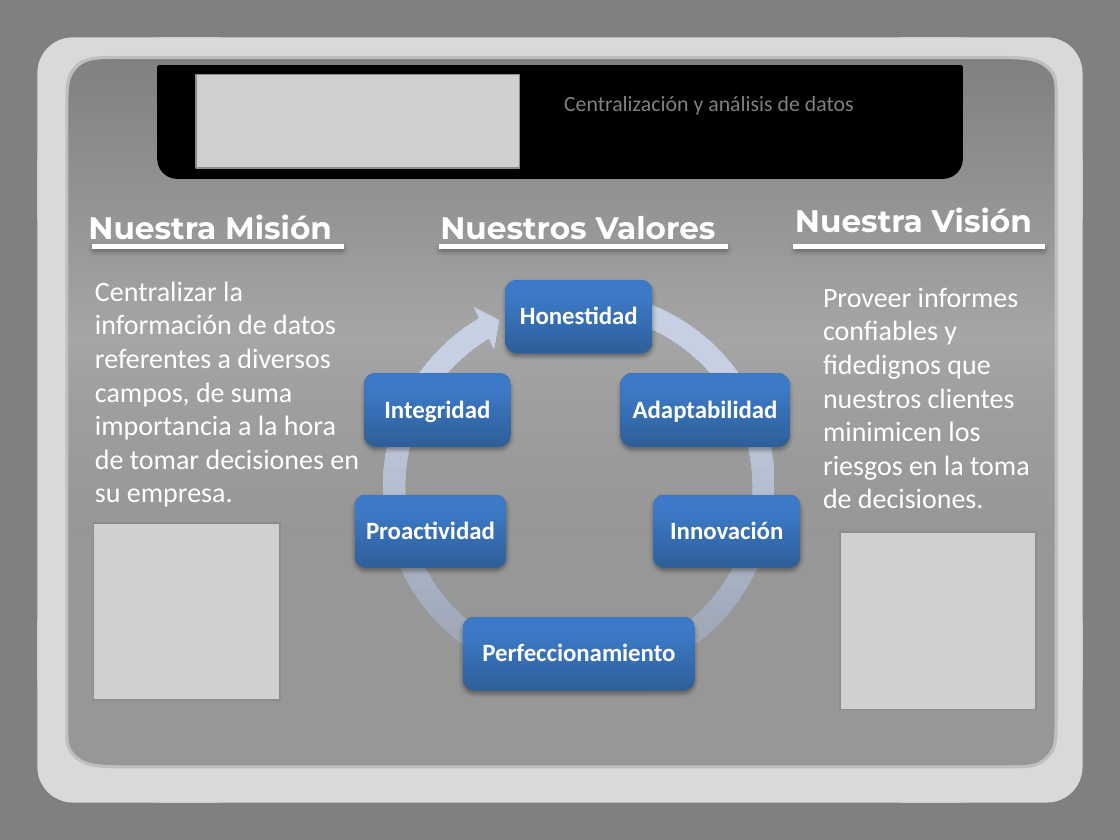
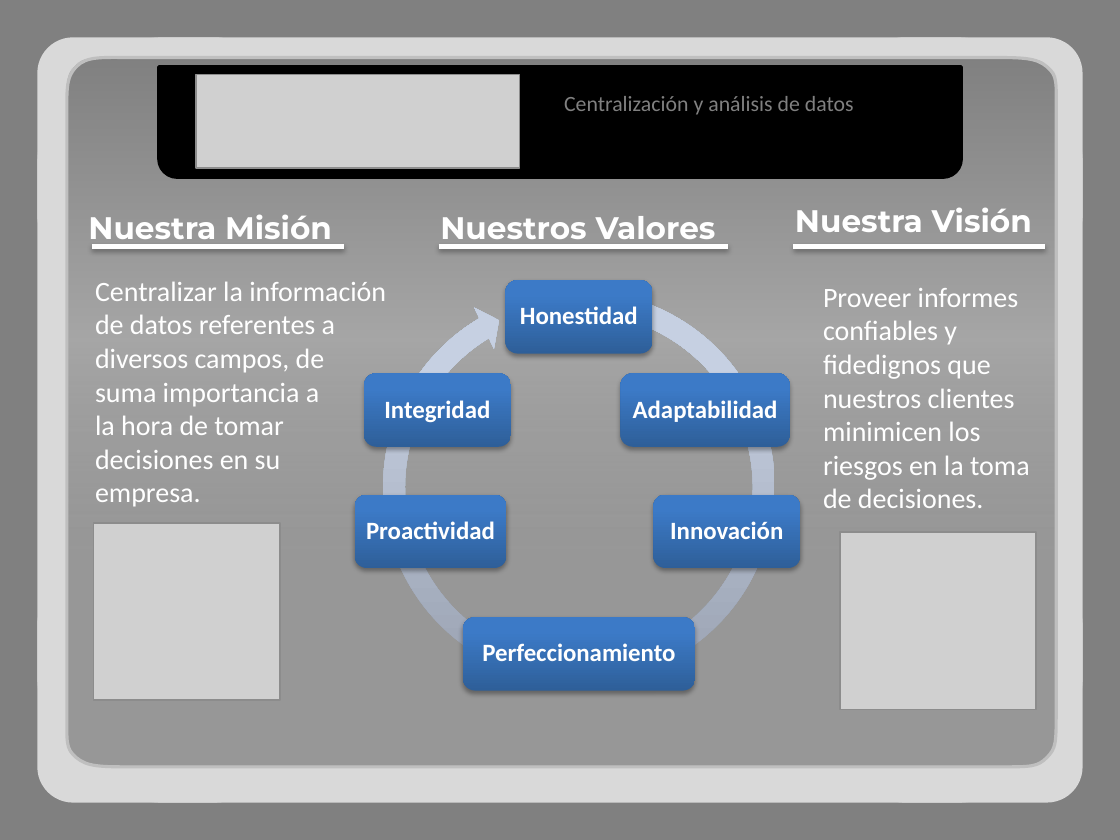
Before and after one commit to adrianachelotti/tallerdesarrollo1ero2011, a slide deck: slide 3 of Presentacion/Comercial/Presentacion Comercial.pptx. Drawn at 1120x840 pixels with LibreOffice and Linux fonts; fonts in the diff are those of the drawing; grey boxes stand for pictures. Boxes give left, top, right and bottom in pixels: in the first picture for what was removed or moved away, otherwise in the second. Text is boxed around its words. In the diff, an @@ line names an element or a change of style, - is before the commit and + after.

```diff
--- a/Presentacion/Comercial/Presentacion Comercial.pptx
+++ b/Presentacion/Comercial/Presentacion Comercial.pptx
@@ text at bbox=[95, 282, 386, 507]: text changed @@
-Centralizar la información de datos referentes a diversos campos, de suma importancia a la hora de tomar decisiones en su empresa.
+Centralizar la información de datos referentes a diversos campos, de suma importancia a
+la hora de tomar decisiones en su empresa.
```
Also in this commit, not shown: 8 other slides changed, 2 slides added.
